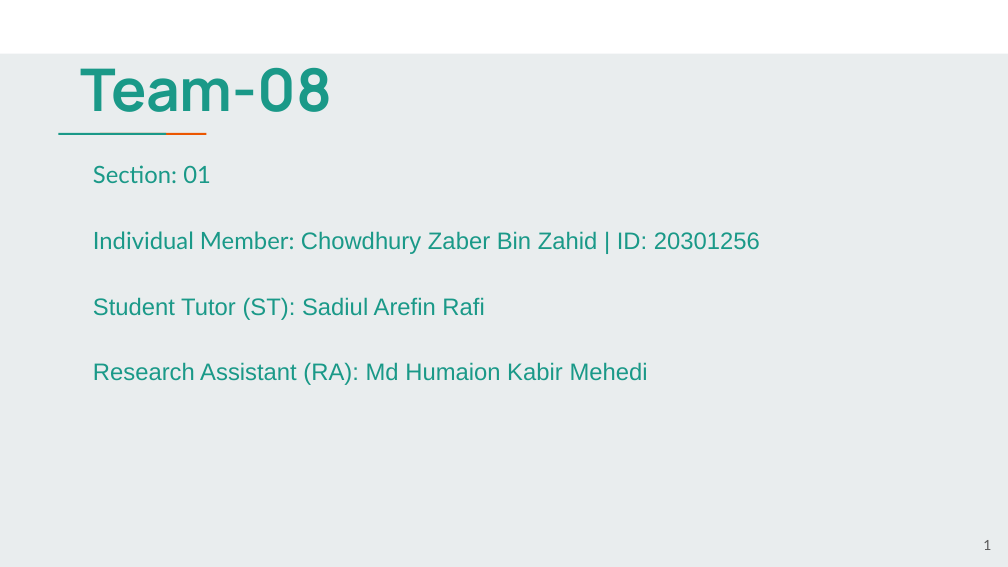
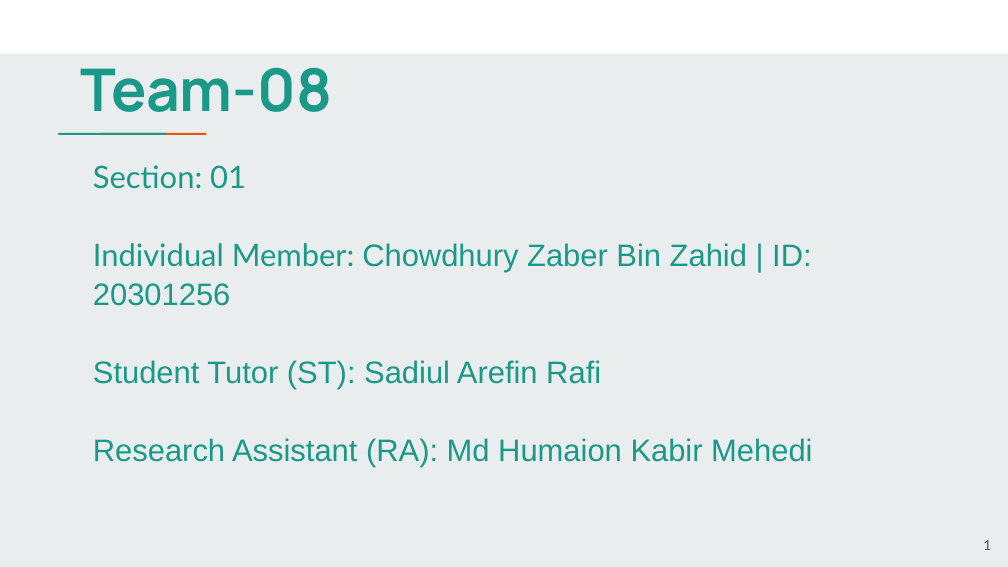
Before and after one commit to Chy-Zaber-Bin-Zahid/CSE424, a slide deck: slide 1 of submission2/slide.pptx. Drawn at 1008x567 pixels with LibreOffice and Linux fonts; fonts in the diff are those of the drawing. Boxes give left, top, right and bottom in pixels: in the first picture for what was removed or moved away, otherwise in the second. Text is boxed around its words. In the diff, an @@ line names an element or a change of style, - is before the commit and + after.

```diff
--- a/submission2/slide.pptx
+++ b/submission2/slide.pptx
@@ subtitle "Section: 01" at (93,165,812,467): size 17 to 22.1 pt; line spacing 1.15 to 1.05 @@
```
Also in this commit, not shown: 1 other slide changed.
